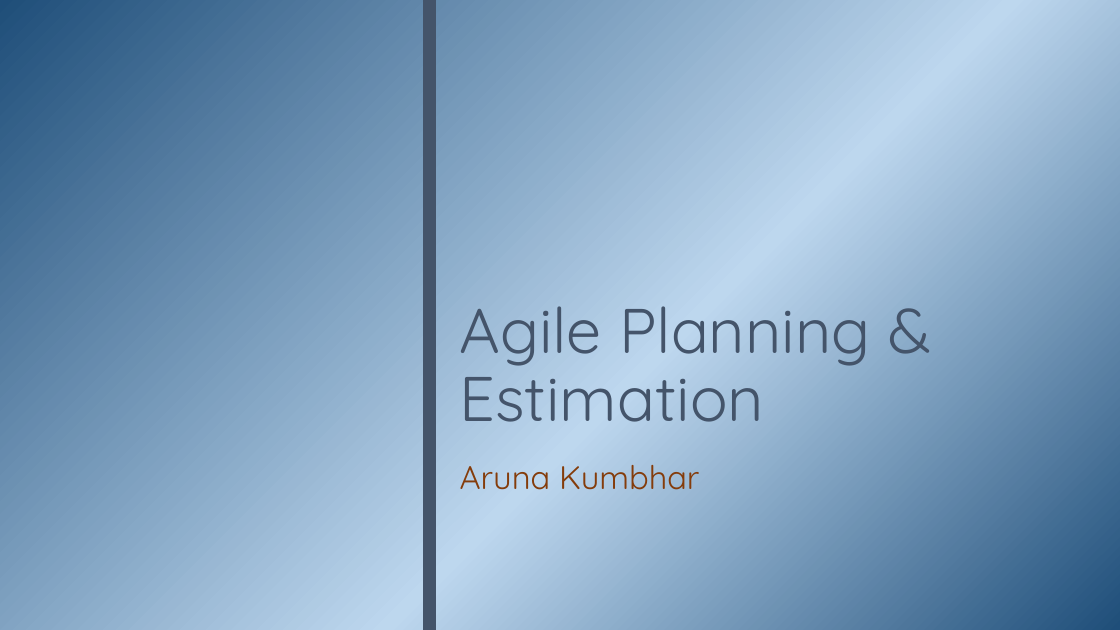
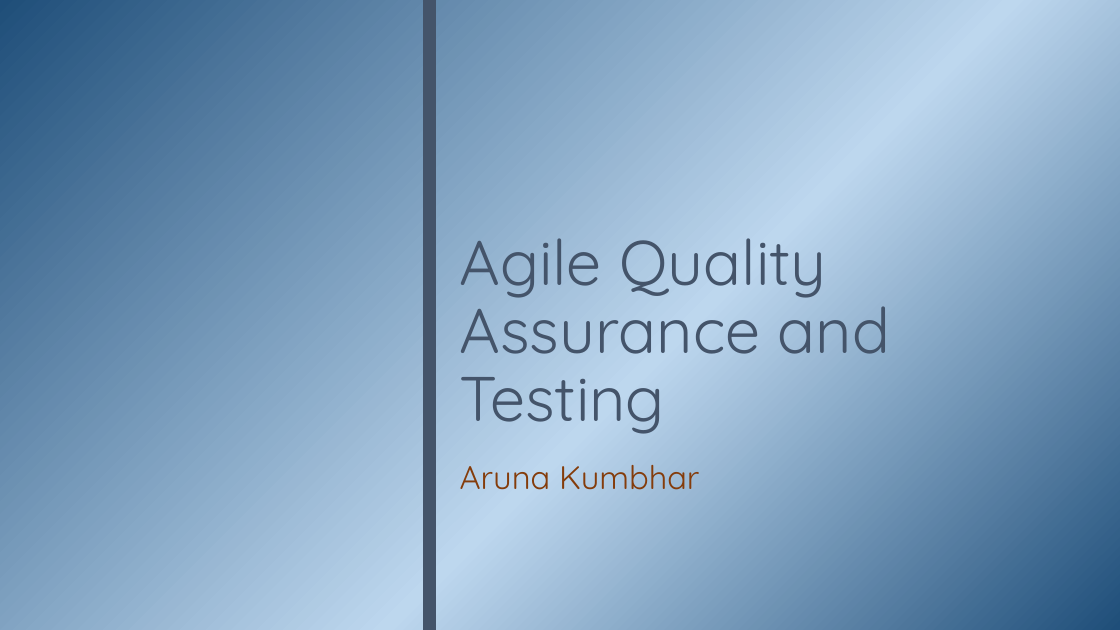
Before and after one commit to ketkiinamdar/IGCOE, a slide deck: slide 1 of TE - Lecture-8-4Aug2026.pptx. Drawn at 1120x630 pixels with LibreOffice and Linux fonts; fonts in the diff are those of the drawing; background and template pictures are left out. Boxes give left, top, right and bottom in pixels: in the first picture for what was removed or moved away, otherwise in the second. Text is boxed around its words. In the diff, an @@ line names an element or a change of style, - is before the commit and + after.

```diff
--- a/TE - Lecture-8-4Aug2026.pptx
+++ b/TE - Lecture-8-4Aug2026.pptx
@@ title at bbox=[460, 238, 890, 434]: text changed @@
-Agile Planning & Estimation
+Agile Quality Assurance and Testing
```
Also in this commit, not shown: 17 slides added, 1 slide removed, 1 other file.
